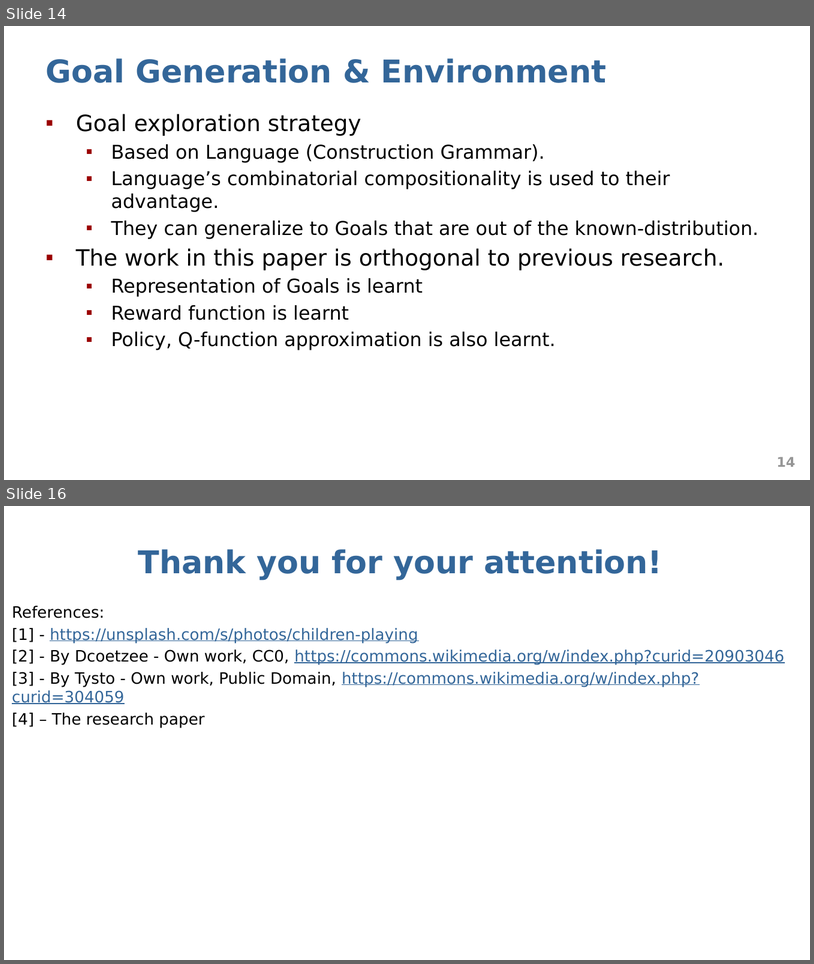
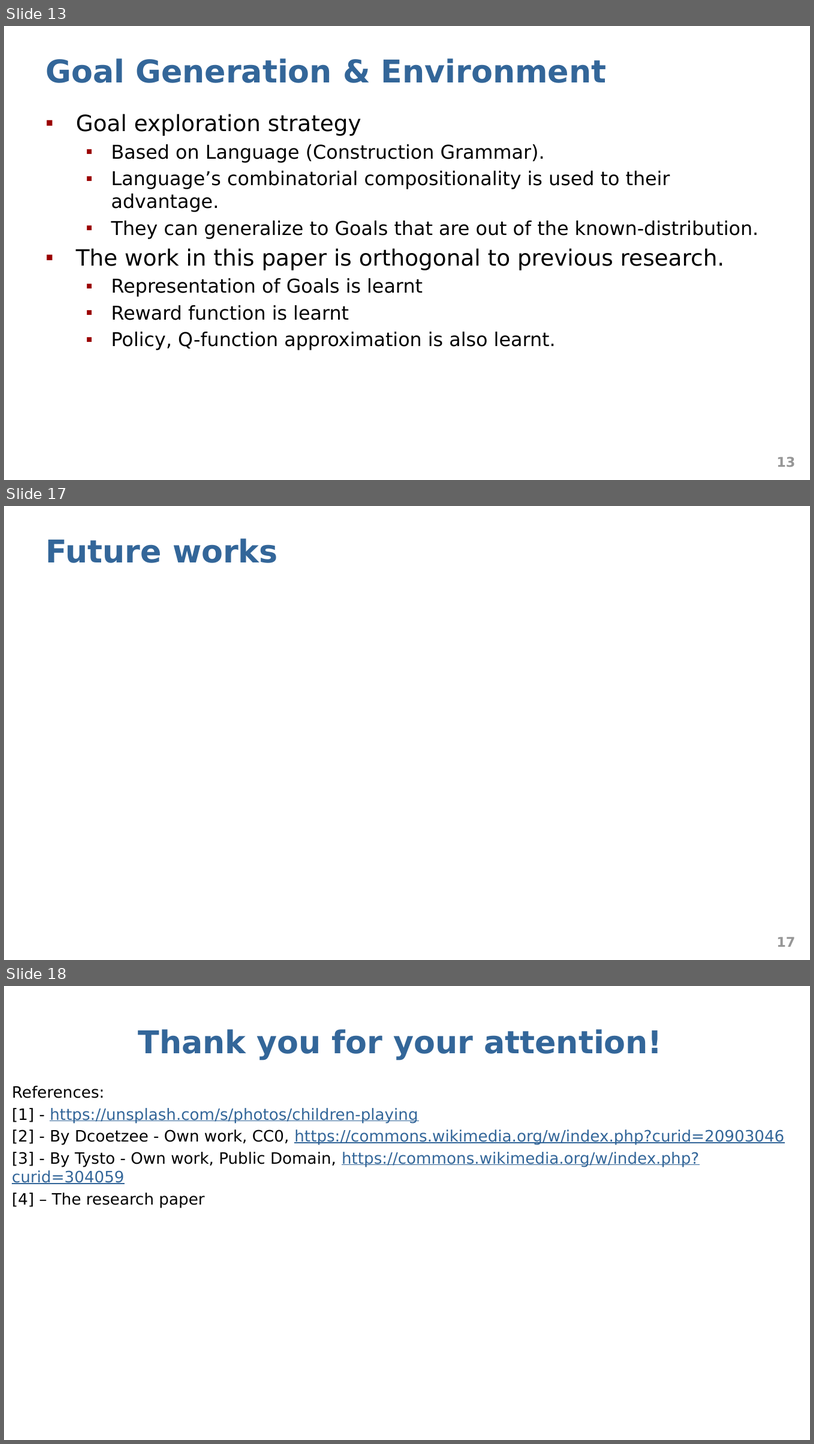
Before and after one commit to abduskhazi/deep-reinforcement-learning-seminar, a slide deck: presentation.pptx. Shown one above the other, each under a label of ours: slides 14 and 16 before the commit, slides 13, 17 and 18 after it; the slides between them are not shown. The pictures are 814x964 and 814x1444 pixels, drawn with LibreOffice and Linux fonts; fonts in the diff are those of the drawing. Boxes give left, top, right and bottom in pixels: in the first picture for what was removed or moved away, otherwise in the second. Text is boxed around its words. In the diff, an @@ line names an element or a change of style, - is before the commit and + after.

```diff
--- a/presentation.pptx
+++ b/presentation.pptx
@@ slide 17 added at (4,506,810,960), background #FFFFFF @@
@@ title added at (45,538,278,563), 28 pt, text #336699, bold @@
+Future works
@@ page number added at (777,937,795,946), 12 pt, text #969696, bold @@
+17
@@ what was slide 14 is now slide 13 @@
@@ page number at (777,456,795,466): text changed @@
-14
+13
@@ what was slide 16 is now slide 18 @@
```
Also in this commit, not shown: 5 other slides added, 1 slide removed.
